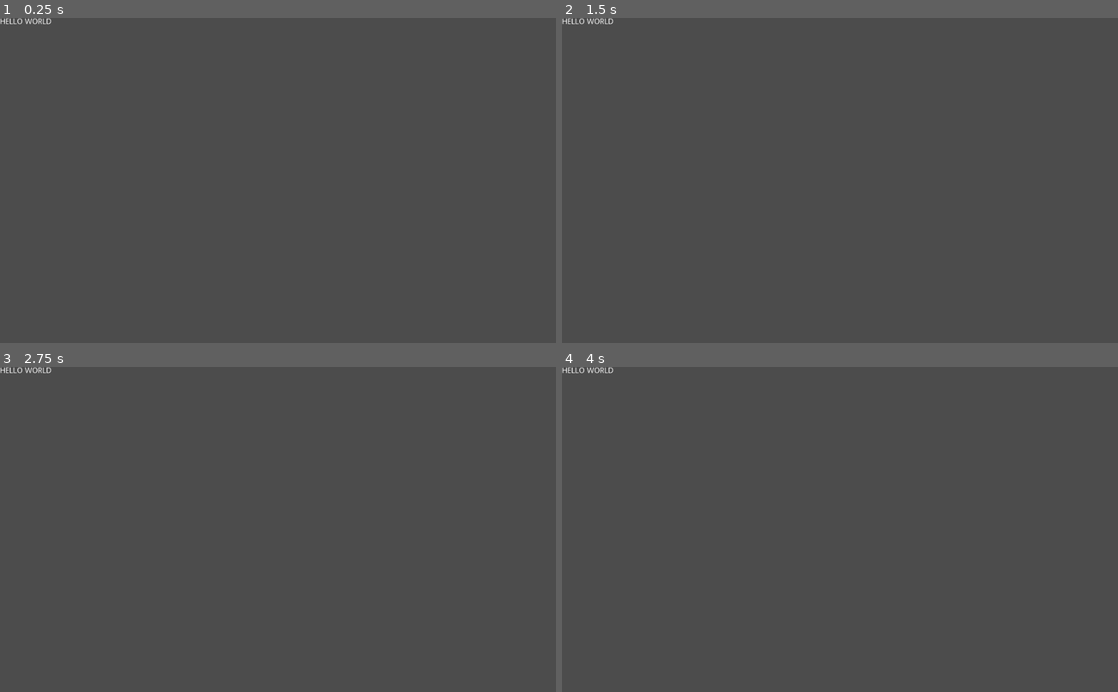
Above: before the commit, frames 1-4 (two rows, left to right).
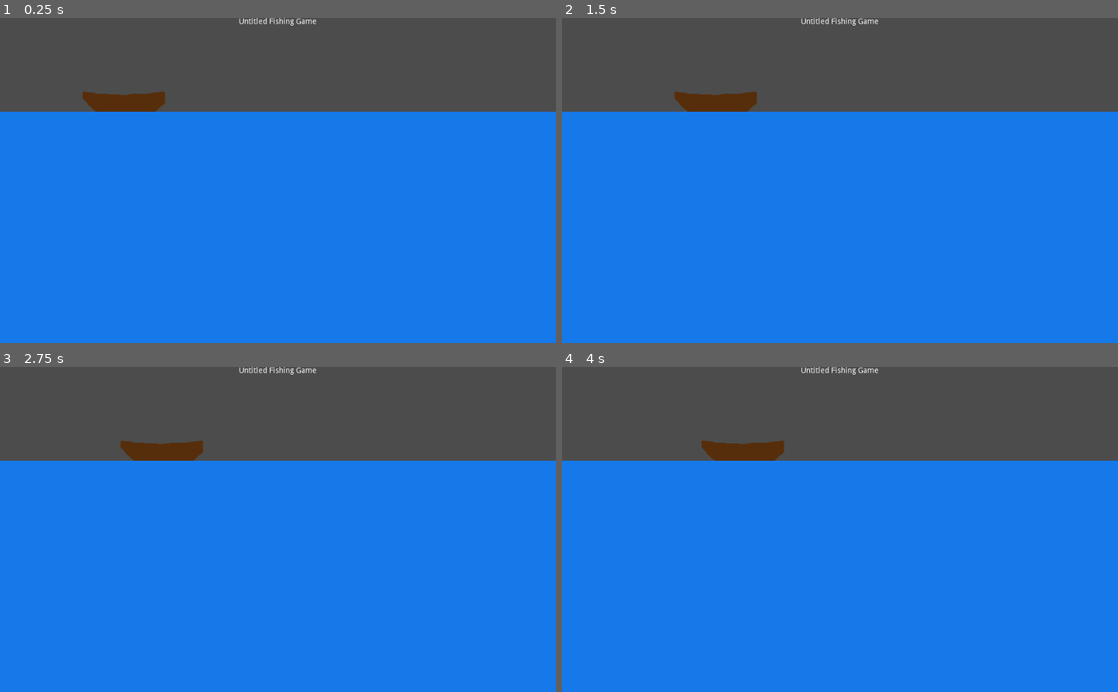
Above: after the commit, the same moments.

Repository: tapir2342/fishing-game
Game: Godot game, scene res://main.tscn
The game is run twice, just before and just after one commit, with the same random seed, the same clock (stepped at 60 frames per second) and the same inputs.
Inputs:
- Up to frame 1 (0.25 s): no input
- Up to frame 2 (1.5 s): tap Enter at 0.5 s; hold Right (player_right, bound only after the commit) 0.53-1.28 s; hold Left (player_left, bound only after the commit) from 1.28 s (still down)
- Up to frame 3 (2.75 s): release Left (player_left, bound only after the commit) at 2.03 s; hold Right (player_right, bound only after the commit) from 2.03 s (still down)
- Up to frame 4 (4 s): release Right (player_right, bound only after the commit) at 3.53 s; hold Left (player_left, bound only after the commit) from 3.53 s (still down)

The runs differ from the first frame. In frame 1, 72% of the frame differs, in the area x 0-100%, y 0-100%; in frame 2, 72%; in frame 3, 72%; in frame 4, 72%.

Commit message:
Player movement

Diff:
--- a/main.tscn
+++ b/main.tscn
@@ -1,10 +1,36 @@
-[gd_scene format=2]
+[gd_scene load_steps=3 format=2]
+
+[ext_resource path="res://player.png" type="Texture" id=1]
+[ext_resource path="res://player.gd" type="Script" id=2]
 
 [node name="Main" type="Node2D"]
 
 [node name="CanvasLayer" type="CanvasLayer" parent="."]
 
 [node name="Label" type="Label" parent="CanvasLayer"]
-margin_right = 606.0
-margin_bottom = 319.0
-text = "HELLO WORLD"
+anchor_left = 0.5
+anchor_right = 0.5
+margin_left = -296.0
+margin_right = 296.0
+margin_bottom = 194.0
+text = "Untitled Fishing Game"
+align = 1
+
+[node name="Ocean" type="Node2D" parent="."]
+
+[node name="CanvasLayer" type="CanvasLayer" parent="Ocean"]
+
+[node name="ColorRect" type="ColorRect" parent="Ocean/CanvasLayer"]
+anchor_right = 1.0
+anchor_bottom = 1.0
+margin_top = 173.0
+margin_bottom = 173.0
+color = Color( 0.0862745, 0.47451, 0.917647, 1 )
+
+[node name="Player" type="Node2D" parent="."]
+scale = Vector2( 0.1, 0.1 )
+script = ExtResource( 2 )
+
+[node name="Sprite" type="Sprite" parent="Player"]
+position = Vector2( 2280, 1560 )
+texture = ExtResource( 1 )
--- /dev/null
+++ b/player.gd
@@ -0,0 +1,11 @@
+extends Node2D
+
+export var speed := 100
+
+
+func _process(delta):
+	var velocity: float = self.speed * delta
+	if Input.is_action_pressed("player_left"):
+		self.position.x -= velocity
+	if Input.is_action_pressed("player_right"):
+		self.position.x += velocity
--- a/project.godot
+++ b/project.godot
@@ -14,6 +14,27 @@
 run/main_scene="res://main.tscn"
 config/icon="res://icon.png"
 
+[input]
+
+ui_accept={
+"deadzone": 0.5,
+"events": [ Object(InputEventKey,"resource_local_to_scene":false,"resource_name":"","device":0,"alt":false,"shift":false,"control":false,"meta":false,"command":false,"pressed":false,"scancode":16777221,"physical_scancode":0,"unicode":0,"echo":false,"script":null)
+, Object(InputEventKey,"resource_local_to_scene":false,"resource_name":"","device":0,"alt":false,"shift":false,"control":false,"meta":false,"command":false,"pressed":false,"scancode":16777222,"physical_scancode":0,"unicode":0,"echo":false,"script":null)
+, Object(InputEventKey,"resource_local_to_scene":false,"resource_name":"","device":0,"alt":false,"shift":false,"control":false,"meta":false,"command":false,"pressed":false,"scancode":32,"physical_scancode":0,"unicode":0,"echo":false,"script":null)
+, Object(InputEventJoypadButton,"resource_local_to_scene":false,"resource_name":"","device":0,"button_index":0,"pressure":0.0,"pressed":false,"script":null)
+ ]
+}
+player_left={
+"deadzone": 0.5,
+"events": [ Object(InputEventKey,"resource_local_to_scene":false,"resource_name":"","device":0,"alt":false,"shift":false,"control":false,"meta":false,"command":false,"pressed":false,"scancode":16777231,"physical_scancode":0,"unicode":0,"echo":false,"script":null)
+ ]
+}
+player_right={
+"deadzone": 0.5,
+"events": [ Object(InputEventKey,"resource_local_to_scene":false,"resource_name":"","device":0,"alt":false,"shift":false,"control":false,"meta":false,"command":false,"pressed":false,"scancode":16777233,"physical_scancode":0,"unicode":0,"echo":false,"script":null)
+ ]
+}
+
 [physics]
 
 common/enable_pause_aware_picking=true
Binary file added: player.png
Not shown, added: player.png.import
Not shown, added: player.afphoto
